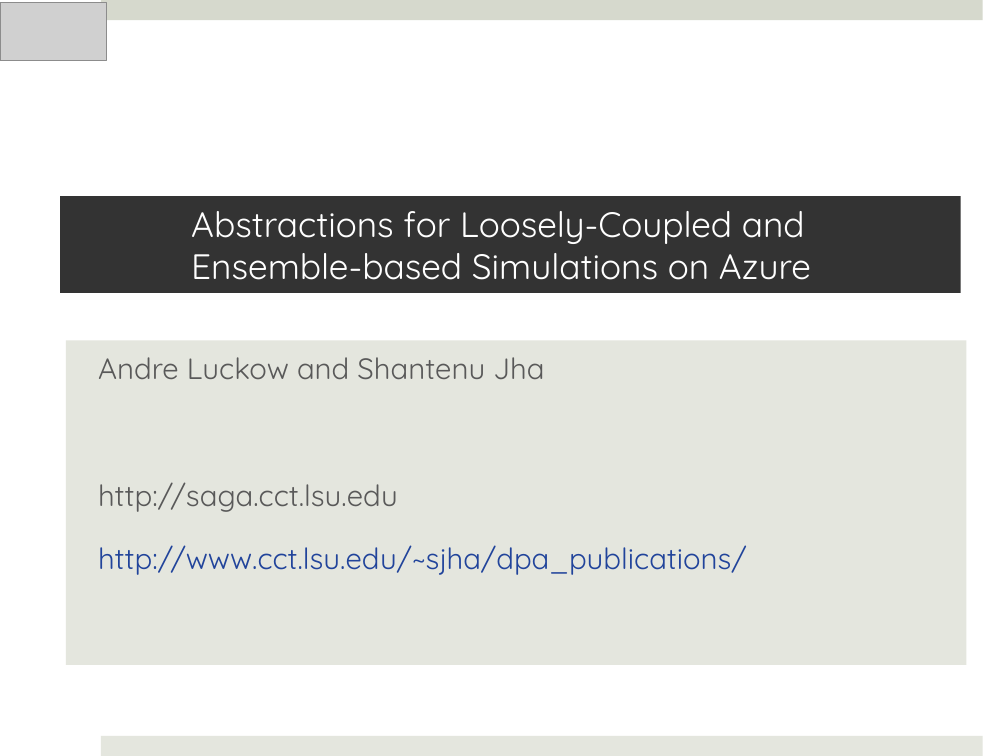
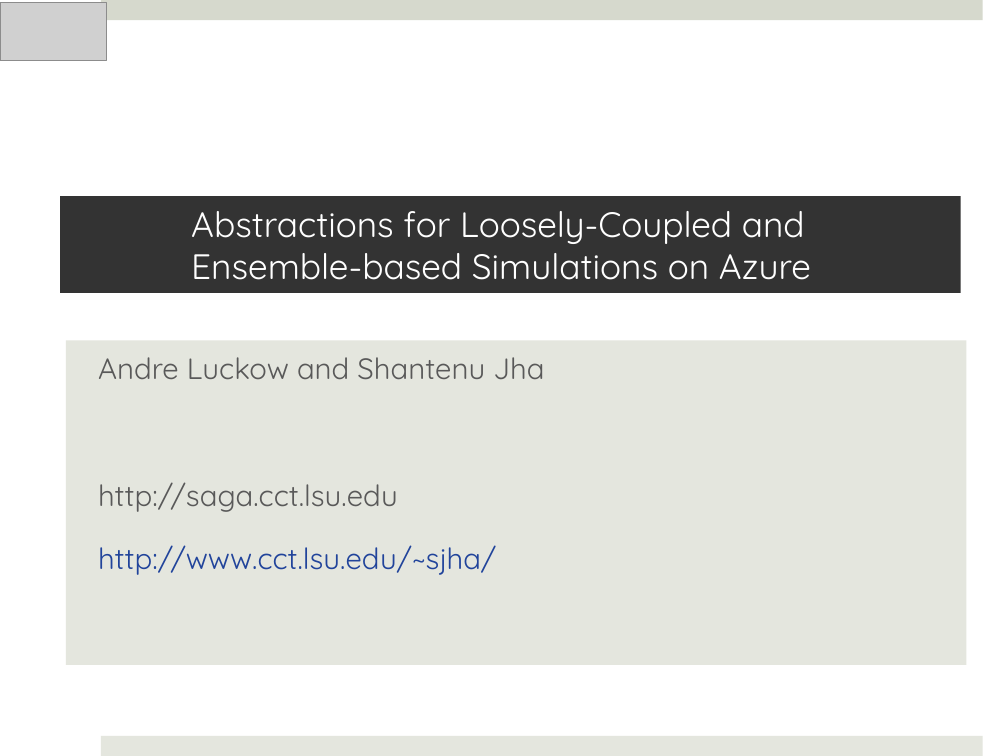
Before and after one commit to saga-project/saga-cpp-legacy-projects, a slide deck: slide 1 of papers/cloudcom10/presentation/saga-azure-cloudcom10.pptx. Drawn at 1008x756 pixels with LibreOffice and Linux fonts; fonts in the diff are those of the drawing; grey boxes stand for pictures. Boxes give left, top, right and bottom in pixels: in the first picture for what was removed or moved away, otherwise in the second. Text is boxed around its words. In the diff, an @@ line names an element or a change of style, - is before the commit and + after.

```diff
--- a/papers/cloudcom10/presentation/saga-azure-cloudcom10.pptx
+++ b/papers/cloudcom10/presentation/saga-azure-cloudcom10.pptx
@@ subtitle at [98,545,496,575]: text changed @@
-http://www.cct.lsu.edu/~sjha/dpa_publications/
+http://www.cct.lsu.edu/~sjha/
```
Also in this commit, not shown: 9 other slides changed, 1 slide added, 5 slides removed.
